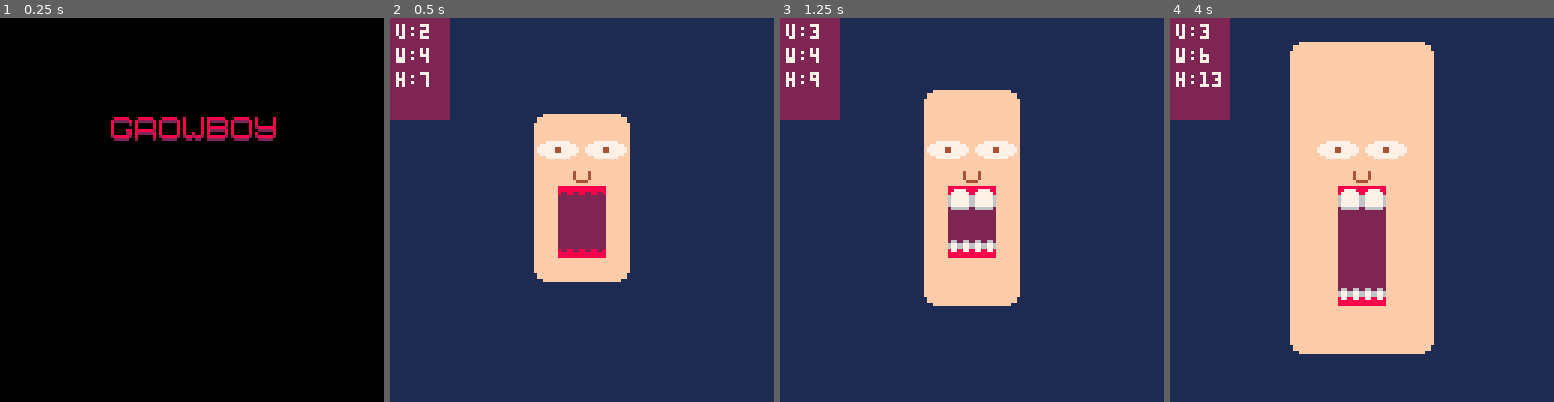
Above: before the commit, frames 1-4 (left to right).
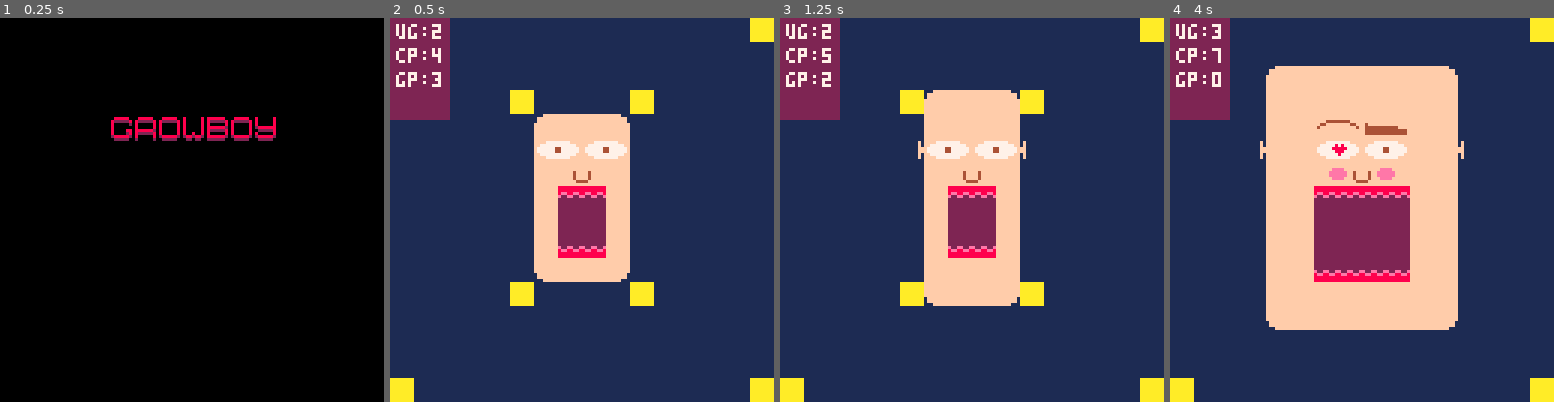
Above: after the commit, the same moments.

Repository: ctang18/growboy
Game: PICO-8 cartridge growboy.p8
Same seed, same stepped clock (60 frames per second), same inputs: the game is played once before the commit and once after it.
Inputs:
- Up to frame 1 (0.25 s): no input
- Up to frame 2 (0.5 s): tap X (X key) at 0.33 s
- Up to frame 3 (1.25 s): tap O (Z key) at 0.7 s; tap X (X key) at 1.07 s
- Up to frame 4 (4 s): hold Right 1.6-2.1 s; tap O (Z key) every 0.4 s from 1.7 to 3.7 s; tap X (X key) at 1.85, 2.97 s; hold Up 2.15-2.42 s; hold Right 2.47-3.03 s; hold Left 3.08-3.58 s; hold Down 3.63-3.97 s

Frame 1 is identical in both runs. In frame 2, 3.6% of the frame differs, in the area x 0-100%, y 0-100%; in frame 3, 4.4%; in frame 4, 20%.

Commit message:
Changed functions to be more generic, switch from coordinate based to pixel based

Diff:
--- a/growboy.p8
+++ b/growboy.p8
@@ -4,27 +4,58 @@
 -- growboy
 -- christopher tang
 
+--todo: change dx,dy to fx,fy
+
 -- constants
 c_btnl=0
 c_btnr=1
 c_btn1=4
 c_btn2=5
 
-c_l=-1 c_r=1
-c_t=-1 c_b=1
-
-max_w=14
-max_h=13
+c_l=false c_r=true
+c_t=false c_b=true
+
+c_bx=0 c_stmp=1
+
+--coordinates
+c0=0   c1=8    c2=16   c3=24
+c4=32  c5=40   c6=48   c7=56
+c8=64  c9=72   c10=80  c11=88
+c12=96 c13=104 c14=112 c15=120
+
+--todo: key-value pair for stamp?
+--todo: remove defaults?
+c_spr={
+ {26},             --mouth
+ {2,3,4,5},        --teeth
+ {32,33},          --nose
+ {27},             --eye
+ {48,49,50,51}, --pupil
+ {12,13},          --ear
+ {8,10},           --eyebrow
+ {24,25}           --dimples
+}
+
+--todo: cross check this
+--      table for alternate
+--      dimensions
+--todo: setup key-value pairs
+c_dim={
+ {}
+}
+
+total_p=#c_spr
+max_w=c14
+max_h=c13
 
 -- globals
 game={}
 pl={}
-food_l={}
-food_r={}
-ug={}
-sg={}
-
-debug=1
+ap={}
+food_l={} food_r={}
+ug={} cp={} gp={}
+
+debug=2
 
 -- entry point
 function _init()
@@ -34,7 +65,8 @@
 function reset()
  init_pl()
  calc_ug()
- calc_sg()
+ cp={2,3,4,5}
+ gp={6,7,8}
  reset_food()
 
 	game.t=0
@@ -43,39 +75,40 @@
 end
 
 function init_pl()
- pl.x=6 pl.y=4 pl.w=4 pl.h=7
+ pl.x=c6 pl.y=c4 pl.w=c4 pl.h=c7
  pl.age=0
- pl.skin=15 --rand
- pl.teeth_type=0
- pl.ear_type=0
- pl.hair_color=10 --rand
- pl.nose_type=0
+ pl.skin=15 --rnd
+
+
+ pl.eye_cl=4
+ pl.hair_cl=10 --rnd
  pl.eating=false
- pl.teeth={}
- pl.nose={}
- pl.ears={}
- pl.eyes={}
- pl.pupils={}
  init_p()
 end
 
 function init_p()
- pl.mouth=make_p(7,7,2,3,0,26,0)
- add(pl.teeth,make_p(7,7,2,1,0,39,c_t))
- add(pl.teeth,make_p(7,9,2,1,0,40,c_b))
- add(pl.nose,make_p(7,6,2,1,1,16,0))
- add(pl.eyes,make_p(6,5,2,1,1,27,0))
- add(pl.eyes,make_p(8,5,2,1,1,27,0))
- add(pl.pupils,make_p(6,5,2,1,1,32,0))
- add(pl.pupils,make_p(8,5,2,1,1,32,0))
-end
-
-function make_p(x,y,w,h,pt,ps,d)
+ for x=1,total_p do
+  ap[x]={}
+ end
+ add(ap[1],make_p(c7,c7,c2,c3,0,26))
+ add(ap[2],make_p(c7,c7,c2,c1,0,2,c_l,c_t))
+ add(ap[2],make_p(c7,c9,c2,c1,0,2,c_l,c_b))
+ add(ap[3],make_p(c7,c6,c1,c1,1,32))
+ add(ap[4],make_p(c6,c5,c2,c1,1,27))
+ add(ap[4],make_p(c8,c5,c2,c1,1,27))
+ add(ap[5],make_p(c6,c5,c1,c1,1,48))
+ add(ap[5],make_p(c8,c5,c1,c1,1,48))
+end
+
+--todo: mirror flag?
+function make_p(x,y,w,h,st,ps,dx,dy)
  local p = {}
- p.x=x p.y=y p.w=w p.h=h
- p.pt=pt
+ local off = flr(w/8)%2*4*(dx and -1 or 1)
+ p.x=x+off p.y=y p.w=w p.h=h
  p.ps=ps
- p.d=d
+ p.st=st
+ p.sw=flr(w/8) p.sh=flr(h/8)
+ p.dx=dx  p.dy=dy
  return p
 end
 
@@ -90,7 +123,7 @@
 	pal(8,2)
  wobble(8)
  pal()
- sspr(0*8,5*8,7*8,1*8,37,32)
+ sspr(c0,c5,c7,c1,37,32)
 	blink(8,0)
 end
 
@@ -108,9 +141,9 @@
 
 function wobble(k)
  if(cyc(k)) then
-  sspr(0*8,5*8,7*8,1*8,37,31)
+  sspr(c0,c5,c7,c1,37,31)
  elseif(cyc(k*2)) then
-  sspr(0*8,5*8,7*8,1*8,37,33)
+  sspr(c0,c5,c7,c1,37,33)
  end
 end
 
@@ -160,52 +193,53 @@
 
 function draw_pl()
  draw_head()
- draw_p(pl.mouth)
- foreach(pl.teeth,draw_p)
- foreach(pl.nose,draw_p)
- foreach(pl.eyes,draw_p)
- foreach(pl.pupils,draw_p)
+ for pt in all(ap) do
+  for p in all(pt) do
+   draw_p(p)
+  end
+ end
 end
 
 function draw_head()
  pal(15,pl.skin)
- for x=pl.x,(pl.x+pl.w-1) do
-  for y=pl.y,(pl.y+pl.h-1) do
+ for x=pl.x,(pl.x+pl.w-8),8 do
+  for y=pl.y,(pl.y+pl.h-8),8 do
    if(x==pl.x and y==pl.y) then
-    spr(46,x*8,y*8)
-   elseif(x==(pl.x+pl.w-1) and y==pl.y) then
-    spr(47,x*8,y*8)
-   elseif(x==pl.x and y==(pl.y+pl.h-1)) then
-    spr(62,x*8,y*8)
-   elseif(x==(pl.x+pl.w-1) and y==(pl.y+pl.h-1)) then
-    spr(63,x*8,y*8)
+    spr(46,x,y)
+   elseif(x==(pl.x+pl.w-8) and y==pl.y) then
+    spr(47,x,y)
+   elseif(x==pl.x and y==(pl.y+pl.h-8)) then
+    spr(62,x,y)
+   elseif(x==(pl.x+pl.w-8) and y==(pl.y+pl.h-8)) then
+    spr(63,x,y)
    else
- 	  spr(31,x*8,y*8)
+ 	  spr(1,x,y)
  	 end
  	end
  end
  pal()
 end
 
+--todo: draw based on pixels
 function draw_p(p)
- --todo: choose stamp based on d
- if(p.pt == 0) then
-  draw_box(p.x,p.y,p.w,p.h,p.ps)
- elseif(p.pt == 1) then
-  draw_stamp(p.x,p.y,p.w,p.h,p.ps)
- end
-end
-
-function draw_box(x0,y0,w,h,ps)
- for x=x0,(x0+w-1) do
-  for y=y0,(y0+h-1) do
- 	 spr(ps,x*8,y*8)
+ if(p.st==0) then
+  draw_box(p.x,p.y,p.w,p.h,p.ps,p.dx,p.dy)
+ elseif(p.st==1) then
+  draw_stamp(p.x,p.y,p.sw,p.sh,p.ps,p.dx,p.dy)
+ end
+end
+
+function draw_box(x0,y0,w,h,ps,dx,dy)
+ for x=x0,(x0+w-8),8 do
+  for y=y0,(y0+h-8),8 do
+ 	 spr(ps,x,y,1,1,dx,dy)
  	end
  end
-end
-
-function draw_stamp(x,y,w,h,ps)
- spr(ps,x*8,y*8,w,h)
+
+end
+
+function draw_stamp(x,y,w,h,ps,dx,dy)
+ spr(ps,x,y,w,h,dx,dy)
 end
 
 function draw_food()
@@ -221,6 +255,13 @@
   print("w:" .. pl.w,2,10,7)
   print("h:" .. pl.h,2,18,7)
   print(" ",2,26,7)
+ elseif(debug==2) then
+  rectfill(0,0,19,33,2)
+  print("ug:" .. #ug,2,2,7)
+  print("cp:" .. #cp,2,10,7)
+  print("gp:" .. #gp,2,18,7)
+  print(" ",2,26,7)
+
  end
 end
 
@@ -255,16 +296,22 @@
 function grow()
  if(#ug>0) then
   local i = flr(rnd(#ug)+1)
-
   ug[i]()
-  del(ug,ug[i])
- end
- if(#sg>0) then
-  local j = flr(rnd(#sg)+1)
-
-  sg[j]()
-  del(sg,sg[j])
- end
+ end
+ --todo: 20% chance of sidegrade
+ --if(rnd(1)<0.2) then
+  if(#cp>0) then
+   local j = flr(rnd(#cp)+1)
+
+  change_p(cp[j])
+  end
+  if(#gp>0) then
+   local k = flr(rnd(#gp)+1)
+   grow_p(gp[k])
+   add(cp,gp[k])
+   del(gp,gp[k])
+  end
+ --end
 
  calc_ug()
  calc_sg()
@@ -272,16 +319,16 @@
 
 function calc_ug()
  ug={}
- if (pl.w+2<=max_w) then
+ if (pl.w+16<=max_w) then
   add(ug,grow_width)
  end
- if (pl.h+2<=max_h) then
+ if (pl.h+16<=max_h) then
   add(ug,grow_height)
  end
- if (pl.mouth.w+2<pl.w) then
+ if (ap[1][1].w+16<pl.w) then
   add(ug,grow_mouth_w)
  end
- if ((pl.mouth.h+pl.mouth.y+1)
+ if ((ap[1][1].h+ap[1][1].y+16)
      < (pl.y+pl.h)) then
   add(ug,grow_mouth_h)
  end
@@ -291,50 +338,73 @@
 end
 
 function grow_width()
- pl.x-=1
- pl.w+=2
+ pl.x-=8
+ pl.w+=16
+ if #ap[6] > 0 then
+  for p in all(ap[6]) do
+   p.x+= (p.dx and 8 or -8)
+  end
+ end
 end
 
 function grow_height()
- pl.y-=1
- pl.h+=2
+ pl.y-=8
+ pl.h+=16
 end
 
 function grow_mouth_w()
- pl.mouth.x-=1
- pl.mouth.w+=2
- for te in all(pl.teeth) do
-  te.x-=1
-  te.w+=2
+ ap[1][1].x-=8
+ ap[1][1].w+=16
+ for te in all(ap[2]) do
+  te.x-=(1*8)
+  te.w+=(2*8)
  end
 end
 
 function grow_mouth_h()
- pl.mouth.h+=1
- for te in all(pl.teeth) do
-  if(te.d==c_t) then
-  elseif(te.d==c_b) then
-   te.y+=1
+ ap[1][1].h+=8
+ for te in all(ap[2]) do
+  if(te.dy==c_b) then
+   te.y+=8
   end
  end
 end
 
-function grow_p()
-
-end
-
+
+--limit sidegrades?
 function calc_sg()
- sg={}
- if (pl.teeth_type==0) then
-  add(sg,change_p)
- end
-end
-
-function change_p()
- --todo: pass in id and flag
- pl.teeth_type=1
- for te in all(pl.teeth) do
-  te.ps+=flr(rnd(2)+1)*2
+end
+
+function grow_p(id)
+ local ps = rnd_spr(id)
+
+if(id==6) then
+  grow_ears()
+ elseif(id==7) then
+  add(ap[id],make_p(c6,c4,c2,c1,1,ps,c_l))
+  add(ap[id],make_p(c8,c4,c2,c1,1,ps,c_r))
+
+ elseif(id==8) then
+  add(ap[id],make_p(c6,c6,c1,c1,1,ps,c_l))
+  add(ap[id],make_p(c9,c6,c1,c1,1,ps,c_r))
+ end
+end
+
+function rnd_spr(id)
+ return c_spr[id][flr(rnd(#c_spr[id])+1)]
+end
+
+function grow_ears()
+ local lx = (pl.x-8)
+ local lr = (pl.x)+(pl.w)
+ add(ap[6],make_p(lx,c5,c1,c1,1,12,c_l))
+ add(ap[6],make_p(lr,c5,c1,c1,1,12,c_r))
+end
+
+function change_p(id)
+ for p in all(ap[id]) do
+  local ps = rnd_spr(id)
+  p.ps=ps
  end
 end
 
@@ -342,6 +412,16 @@
  --reset()
 end
 
+-- glossary
+-- a  = all
+-- p  = part
+-- t  = type
+-- s  = sprite
+-- f  = facing
+-- d  = delta
+-- ug = upgrade
+-- sg = sidegrade
+
 
 
 
@@ -474,10 +554,10 @@
 0000000000000000000000000000000000000000000000000000000000000000000000000000000000000000000000000000000000000000000000000000000000000000000000000000000000000000000000000000000000000000000000000000000000000000000000000000000000000000000000000000000000000000
 0000000000000000000000000000000000000000000000000000000000000000000000000000000000000000000000000000000000000000000000000000000000000000000000000000000000000000000000000000000000000000000000000000000000000000000000000000000000000000000000000000000000000000
 __map__
-0000000000000000000000000000000060606060606060606060606060606060460000000000000000000000000000000000000000000000000000000000000000000000000000000000000000000000000000000000000000000000000000000000000000000000000000000000000000000000000000000000000000000000
+0000000000000000000000000000000061606060606060606060606060606061460000000000000000000000000000000000000000000000000000000000000000000000000000000000000000000000000000000000000000000000000000000000000000000000000000000000000000000000000000000000000000000000
 0000000000000000000000000000000060606060606060606060606060606060460000000000000000000000000000000000000000000000000000000000000000000000000000000000000000000000000000000000000000000000000000000000000000000000000000000000000000000000000000000000000000000000
 0000000000000000000000000000000060606060606060606060606060606060000000000000000000000000000000000000000000000000000000000000000000000000000000000000000000000000000000000000000000000000000000000000000000000000000000000000000000000000000000000000000000000000
-0000000000000000000000000000000060606060606060606060606060606060000000000000000000000000000000000000000000000000000000000000000000000000000000000000000000000000000000000000000000000000000000000000000000000000000000000000000000000000000000000000000000000000
+0000000000000000000000000000000060606060606160606060616060606060000000000000000000000000000000000000000000000000000000000000000000000000000000000000000000000000000000000000000000000000000000000000000000000000000000000000000000000000000000000000000000000000
 0000000000000000000000000000000060606060606060606060606060606060000000000000000000000000000000000000000000000000000000000000000000000000000000000000000000000000000000000000000000000000000000000000000000000000000000000000000000000000000000000000000000000000
 0000000000000000000000000000000060606060606060606060606060606060000000000000000000000000000000000000000000000000000000000000000000000000000000000000000000000000000000000000000000000000000000000000000000000000000000000000000000000000000000000000000000000000
 0000000000000000000000000000000060606060606060606060606060606060000000000000000000000000000000000000000000000000000000000000000000000000000000000000000000000000000000000000000000000000000000000000000000000000000000000000000000000000000000000000000000000000
@@ -485,11 +565,11 @@
 0000000000000000000000000000000060606060606060606060606060606060000000000000000000000000000000000000000000000000000000000000000000000000000000000000000000000000000000000000000000000000000000000000000000000000000000000000000000000000000000000000000000000000
 0000000000000000000000000000000060606060606060606060606060606060460000000000000000000000000000000000000000000000000000000000000000000000000000000000000000000000000000000000000000000000000000000000000000000000000000000000000000000000000000000000000000000000
 0000000000000000000000000000000060606060606060606060606060606060460000000000000000000000000000000000000000000000000000000000000000000000000000000000000000000000000000000000000000000000000000000000000000000000000000000000000000000000000000000000000000000000
+0000000000000000000000000000000060606060606160606060616060606060460000000000000000000000000000000000000000000000000000000000000000000000000000000000000000000000000000000000000000000000000000000000000000000000000000000000000000000000000000000000000000000000
 0000000000000000000000000000000060606060606060606060606060606060460000000000000000000000000000000000000000000000000000000000000000000000000000000000000000000000000000000000000000000000000000000000000000000000000000000000000000000000000000000000000000000000
 0000000000000000000000000000000060606060606060606060606060606060460000000000000000000000000000000000000000000000000000000000000000000000000000000000000000000000000000000000000000000000000000000000000000000000000000000000000000000000000000000000000000000000
 0000000000000000000000000000000060606060606060606060606060606060460000000000000000000000000000000000000000000000000000000000000000000000000000000000000000000000000000000000000000000000000000000000000000000000000000000000000000000000000000000000000000000000
-0000000000000000000000000000000060606060606060606060606060606060460000000000000000000000000000000000000000000000000000000000000000000000000000000000000000000000000000000000000000000000000000000000000000000000000000000000000000000000000000000000000000000000
-0000000000000000000000000000000060606060606060606060606060606060460000000000000000000000000000000000000000000000000000000000000000000000000000000000000000000000000000000000000000000000000000000000000000000000000000000000000000000000000000000000000000000000
+0000000000000000000000000000000061606060606060606060606060606061460000000000000000000000000000000000000000000000000000000000000000000000000000000000000000000000000000000000000000000000000000000000000000000000000000000000000000000000000000000000000000000000
 0000000000000000000000000000000046464646464646464646464646464646460000000000000000000000000000000000000000000000000000000000000000000000000000000000000000000000000000000000000000000000000000000000000000000000000000000000000000000000000000000000000000000000
 0000000000000000000000000000000000000000000000000000000000000000000000000000000000000000000000000000000000000000000000000000000000000000000000000000000000000000000000000000000000000000000000000000000000000000000000000000000000000000000000000000000000000000
 0000000000000000000000000000000000000000000000000000000000000000000000000000000000000000000000000000000000000000000000000000000000000000000000000000000000000000000000000000000000000000000000000000000000000000000000000000000000000000000000000000000000000000
Not shown, changed: 30 lines of the sprite sheet (__gfx__) section of growboy.p8
Not shown, changed: the sound effects (__sfx__) section of growboy.p8
